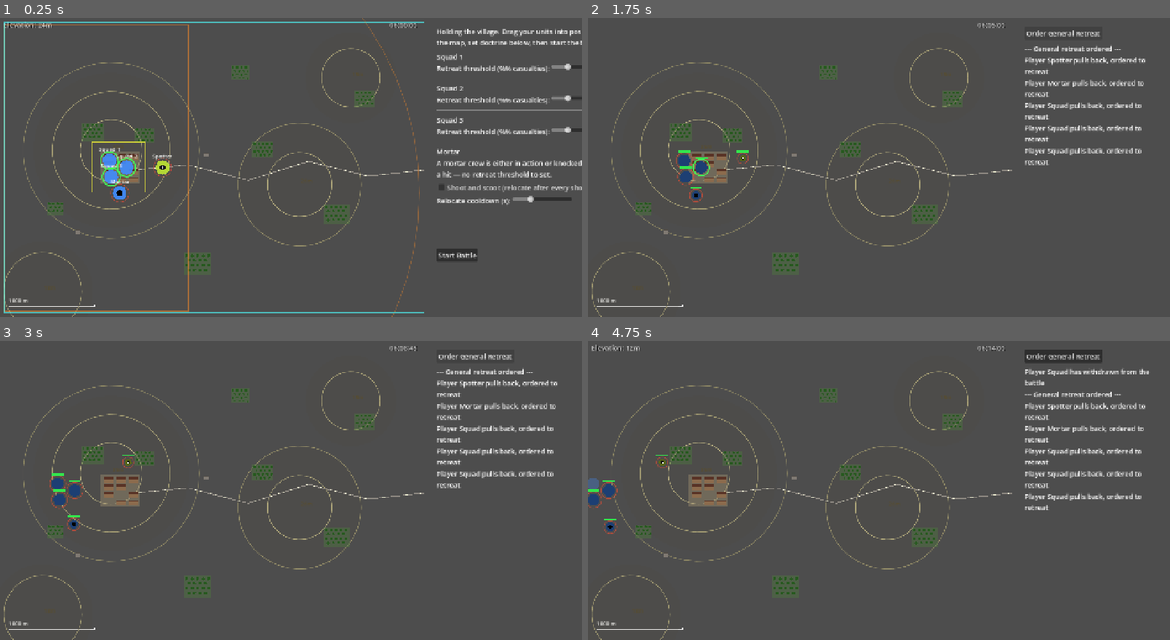
Above: before the commit, frames 1-4 (two rows, left to right).
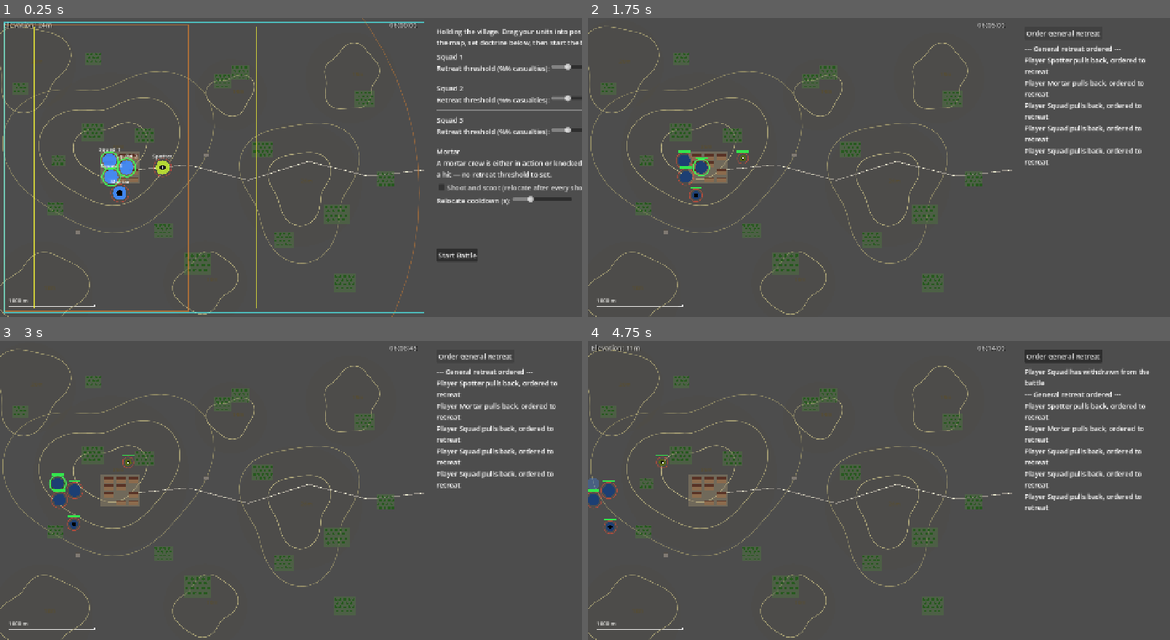
Above: after the commit, the same moments.

Repository: verybadcat/Drones
Game: Godot game, scene res://scenes/Main.tscn
Two runs of this game, one before a commit and one after it. Both use one fixed random seed, a clock stepped at 60 frames per second and the inputs below.
Inputs (mouse positions are in pixels of both pictures, inside the frame that each line leads up to):
- Up to frame 1 (0.25 s): no input
- Up to frame 2 (1.75 s): click "Start Battle" at 0.5 s; click "Order General Retreat" at 1.25 s
- Up to frame 3 (3 s): click "Order General Retreat" at 2 s; click "Order General Retreat" at 2.75 s
- Up to frame 4 (4.75 s): move the mouse to (1007, 475) at 3.52 s; click (1007, 475) at 3.67 s; drag from (762, 505) to (849, 550) at 4.27 s

The runs differ from the first frame. In frame 1, 2.8% of the frame differs, in the area x 0-68%, y 2-100%; in frame 2, 2.5%; in frame 3, 2.5%; in frame 4, 2.5%.

Commit message:
Let squads deploy outside the village, add more terrain, make hills non-circular
Squad deployment zone grew from a tight box around the village (~620x590m)
to 2600x3300m covering most of the western half of the map, so the defense
can post a squad forward as an ambush/blocking position or held back in
reserve instead of only standing inside the village itself.

Also adds more terrain to actually use that space: trees 8 -> 16 zones,
hills 4 -> 7. Hills are no longer perfect circles either - each one's
elevation falloff is now warped by a small set of angular harmonics giving
it an irregular, distinct footprint, and the drawn contour lines trace that
exact warped shape (not draw_arc's perfect circle) so what's on screen
always matches what actually blocks line of sight.

Co-Authored-By: Claude Sonnet 5 <noreply@anthropic.com>

Diff:
--- a/scripts/game_config.gd
+++ b/scripts/game_config.gd
@@ -47,29 +47,64 @@
 const ELEVATION_ADVANTAGE_THRESHOLD_M: float = 8.0
 
 ## Rolling hills as smooth, continuous high ground rather than a flat zone —
-## elevation at any point is the sum of each hill's Gaussian contribution, so
-## the terrain has real, continuous relief (and can be drawn as real contour
-## lines — see _draw_hills). One broad hill sits behind/around the village,
-## giving the defenders a genuine elevation advantage; the others add varied,
-## natural-looking relief across the rest of the battlefield.
+## elevation at any point is the sum of each hill's contribution, so the
+## terrain has real, continuous relief (and can be drawn as real contour
+## lines — see _draw_hills). A hill isn't a plain radially-symmetric bump,
+## either — each has a few "warp_harmonics" (frequency/amplitude/phase
+## triples) that scale its effective radius by angle from center, so its
+## footprint is an irregular, elongated blob rather than a perfect circle —
+## see _hill_radius_warp. One broad hill sits behind/around the village,
+## giving the defenders a genuine elevation advantage; the rest add varied,
+## natural-looking relief across the whole battlefield.
 const HILLS: Array[Dictionary] = [
-	{"center_m": Vector2(1300.0, 1550.0), "radius_m": 650.0, "height_m": 35.0}, # the village's high ground
-	{"center_m": Vector2(500.0, 3200.0), "radius_m": 420.0, "height_m": 18.0}, # rear rise, south
-	{"center_m": Vector2(3500.0, 1950.0), "radius_m": 520.0, "height_m": 26.0}, # a rise on the enemy's approach
-	{"center_m": Vector2(4100.0, 700.0), "radius_m": 380.0, "height_m": 15.0}, # minor rise, north
+	{"center_m": Vector2(1300.0, 1550.0), "radius_m": 650.0, "height_m": 35.0, "warp_harmonics": [
+		{"frequency": 2, "amplitude": 0.18, "phase": 0.4}, {"frequency": 3, "amplitude": 0.12, "phase": 2.1},
+	]}, # the village's high ground
+	{"center_m": Vector2(500.0, 3200.0), "radius_m": 420.0, "height_m": 18.0, "warp_harmonics": [
+		{"frequency": 2, "amplitude": 0.15, "phase": 1.0}, {"frequency": 4, "amplitude": 0.1, "phase": 0.5},
+	]}, # rear rise, south
+	{"center_m": Vector2(3500.0, 1950.0), "radius_m": 520.0, "height_m": 26.0, "warp_harmonics": [
+		{"frequency": 3, "amplitude": 0.16, "phase": 1.8}, {"frequency": 2, "amplitude": 0.13, "phase": 3.0},
+	]}, # a rise on the enemy's approach
+	{"center_m": Vector2(4100.0, 700.0), "radius_m": 380.0, "height_m": 15.0, "warp_harmonics": [
+		{"frequency": 2, "amplitude": 0.14, "phase": 2.5}, {"frequency": 5, "amplitude": 0.08, "phase": 1.2},
+	]}, # minor rise, north
+	{"center_m": Vector2(350.0, 550.0), "radius_m": 380.0, "height_m": 20.0, "warp_harmonics": [
+		{"frequency": 3, "amplitude": 0.17, "phase": 0.9}, {"frequency": 2, "amplitude": 0.11, "phase": 2.7},
+	]}, # ridge west of the village, rear
+	{"center_m": Vector2(2400.0, 3100.0), "radius_m": 350.0, "height_m": 16.0, "warp_harmonics": [
+		{"frequency": 2, "amplitude": 0.16, "phase": 1.5}, {"frequency": 4, "amplitude": 0.09, "phase": 0.3},
+	]}, # rise above the southern woods
+	{"center_m": Vector2(2700.0, 900.0), "radius_m": 300.0, "height_m": 14.0, "warp_harmonics": [
+		{"frequency": 3, "amplitude": 0.15, "phase": 2.2}, {"frequency": 2, "amplitude": 0.12, "phase": 0.7},
+	]}, # rise along the road's midpoint bend
 ]
 const CONTOUR_INTERVAL_M: float = 10.0
 
 
+## How much a hill's effective radius is stretched (>1) or pinched (<1) in
+## the direction `theta` (radians from its center) — a sum of cosine
+## harmonics per hill (see HILLS), each hill's own fixed set giving it a
+## distinct, irregular, non-circular footprint instead of a perfect radial
+## Gaussian. Amplitudes are kept well under 1.0 in total so this can never
+## flip the effective radius negative.
+static func _hill_radius_warp(hill: Dictionary, theta: float) -> float:
+	var w := 1.0
+	for h in hill.warp_harmonics:
+		w += h.amplitude * cos(h.frequency * theta + h.phase)
+	return w
+
+
 ## Continuous ground elevation in meters at a point (given in the engine's
-## pixel space, like everything else) — the sum of every hill's Gaussian
-## contribution. Never negative; flat, open ground is 0m.
+## pixel space, like everything else) — the sum of every hill's (warped,
+## non-circular) contribution. Never negative; flat, open ground is 0m.
 static func elevation_m(pos_px: Vector2) -> float:
 	var pos_m: Vector2 = pos_px / PIXELS_PER_METER
 	var total := 0.0
 	for hill in HILLS:
-		var d: float = pos_m.distance_to(hill.center_m)
-		var r: float = hill.radius_m
+		var offset: Vector2 = pos_m - hill.center_m
+		var d: float = offset.length()
+		var r: float = hill.radius_m * (_hill_radius_warp(hill, offset.angle()) if d > 0.01 else 1.0)
 		total += hill.height_m * exp(-(d * d) / (2.0 * r * r))
 	return total
 
@@ -120,11 +155,21 @@
 	{"rect": Rect2(550.0 * PIXELS_PER_METER, 2150.0 * PIXELS_PER_METER, 190.0 * PIXELS_PER_METER, 160.0 * PIXELS_PER_METER), "type": TerrainType.TREES}, # copse near the rear
 	{"rect": Rect2(4150.0 * PIXELS_PER_METER, 850.0 * PIXELS_PER_METER, 230.0 * PIXELS_PER_METER, 190.0 * PIXELS_PER_METER), "type": TerrainType.TREES}, # woods near the northern rise
 	{"rect": Rect2(2700.0 * PIXELS_PER_METER, 550.0 * PIXELS_PER_METER, 210.0 * PIXELS_PER_METER, 170.0 * PIXELS_PER_METER), "type": TerrainType.TREES}, # copse, north side
+	{"rect": Rect2(150.0 * PIXELS_PER_METER, 750.0 * PIXELS_PER_METER, 180.0 * PIXELS_PER_METER, 150.0 * PIXELS_PER_METER), "type": TerrainType.TREES}, # slope below the western ridge
+	{"rect": Rect2(2500.0 * PIXELS_PER_METER, 650.0 * PIXELS_PER_METER, 200.0 * PIXELS_PER_METER, 170.0 * PIXELS_PER_METER), "type": TerrainType.TREES}, # woods above the road bend
+	{"rect": Rect2(1800.0 * PIXELS_PER_METER, 2400.0 * PIXELS_PER_METER, 220.0 * PIXELS_PER_METER, 180.0 * PIXELS_PER_METER), "type": TerrainType.TREES}, # copse south of the village
+	{"rect": Rect2(3900.0 * PIXELS_PER_METER, 3000.0 * PIXELS_PER_METER, 260.0 * PIXELS_PER_METER, 210.0 * PIXELS_PER_METER), "type": TerrainType.TREES}, # woods, far southeast
+	{"rect": Rect2(1000.0 * PIXELS_PER_METER, 400.0 * PIXELS_PER_METER, 190.0 * PIXELS_PER_METER, 150.0 * PIXELS_PER_METER), "type": TerrainType.TREES}, # copse, north of the village
+	{"rect": Rect2(4400.0 * PIXELS_PER_METER, 1800.0 * PIXELS_PER_METER, 210.0 * PIXELS_PER_METER, 170.0 * PIXELS_PER_METER), "type": TerrainType.TREES}, # woods near the enemy's rear
+	{"rect": Rect2(600.0 * PIXELS_PER_METER, 1600.0 * PIXELS_PER_METER, 170.0 * PIXELS_PER_METER, 140.0 * PIXELS_PER_METER), "type": TerrainType.TREES}, # copse, west-central
+	{"rect": Rect2(3200.0 * PIXELS_PER_METER, 2500.0 * PIXELS_PER_METER, 230.0 * PIXELS_PER_METER, 190.0 * PIXELS_PER_METER), "type": TerrainType.TREES}, # woods on the approach rise's south slope
 ]
 
-# Legal area for the player to drag squads into on the deployment screen —
-# in and immediately around the village, matching "holding the village."
-const PLAYER_DEPLOYMENT_ZONE: Rect2 = Rect2(1080.0 * PIXELS_PER_METER, 1450.0 * PIXELS_PER_METER, 620.0 * PIXELS_PER_METER, 590.0 * PIXELS_PER_METER)
+# Legal area for the player to drag squads into — wider than just the
+# village: the defense can post squads forward in ambush/blocking positions
+# or held back in reserve, not only inside the village itself. Spans most
+# of the western half of the map, through and a good way past the village.
+const PLAYER_DEPLOYMENT_ZONE: Rect2 = Rect2(400.0 * PIXELS_PER_METER, 100.0 * PIXELS_PER_METER, 2600.0 * PIXELS_PER_METER, 3300.0 * PIXELS_PER_METER)
 
 # The mortar gets its own, much larger deployment zone spanning from the
 # western map edge through and a bit past the village — real mortars sit
@@ -517,12 +562,14 @@
 	ci.draw_arc(Vector2.ZERO, radius + 5.0, 0.0, TAU, 24, color, width, true)
 
 
-## Real contour lines, not a shaded blob: each hill's isolines are circles
-## (a radial Gaussian's isoline at any level IS a circle) drawn every
-## CONTOUR_INTERVAL_M, brightening toward the summit, with the peak height
-## labeled — reads as an actual topographic map, and needs no heightmap
-## sampling/marching-squares to get there.
+## Real, believable contour lines, not perfect circles: each hill's isoline
+## at a given level is traced as a closed polygon whose radius at every
+## angle is warped by _hill_radius_warp — the exact isoline of the same
+## warped-Gaussian formula elevation_m uses, so what's drawn always matches
+## what actually blocks line of sight. Brightens toward the summit, with
+## the peak height labeled.
 static func _draw_hills(ci: CanvasItem) -> void:
+	const RING_SEGMENTS: int = 56
 	for hill in HILLS:
 		var center_px: Vector2 = hill.center_m * PIXELS_PER_METER
 		var halo_radius_px: float = hill.radius_m * 1.4 * PIXELS_PER_METER
@@ -531,10 +578,14 @@
 		var level := CONTOUR_INTERVAL_M
 		while level < hill.height_m:
 			var t: float = level / hill.height_m
-			var ring_radius_m: float = hill.radius_m * sqrt(-2.0 * log(t))
-			var ring_radius_px: float = ring_radius_m * PIXELS_PER_METER
+			var base_radius_m: float = hill.radius_m * sqrt(-2.0 * log(t))
+			var points := PackedVector2Array()
+			for i in RING_SEGMENTS + 1:
+				var theta: float = TAU * float(i) / float(RING_SEGMENTS)
+				var r_m: float = base_radius_m * _hill_radius_warp(hill, theta)
+				points.append(center_px + Vector2(cos(theta), sin(theta)) * r_m * PIXELS_PER_METER)
 			var b: float = 0.5 + 0.35 * t # brighter toward the summit
-			ci.draw_arc(center_px, ring_radius_px, 0.0, TAU, 48, Color(b, b * 0.95, b * 0.68, 0.8), 1.5, true)
+			ci.draw_polyline(points, Color(b, b * 0.95, b * 0.68, 0.8), 1.5, true)
 			level += CONTOUR_INTERVAL_M
 
 		ci.draw_string(ThemeDB.fallback_font, center_px + Vector2(-14.0, -4.0), "%dm" % int(hill.height_m),
Not shown, changed: docs/designs/tactical-commander-doctrine.md
